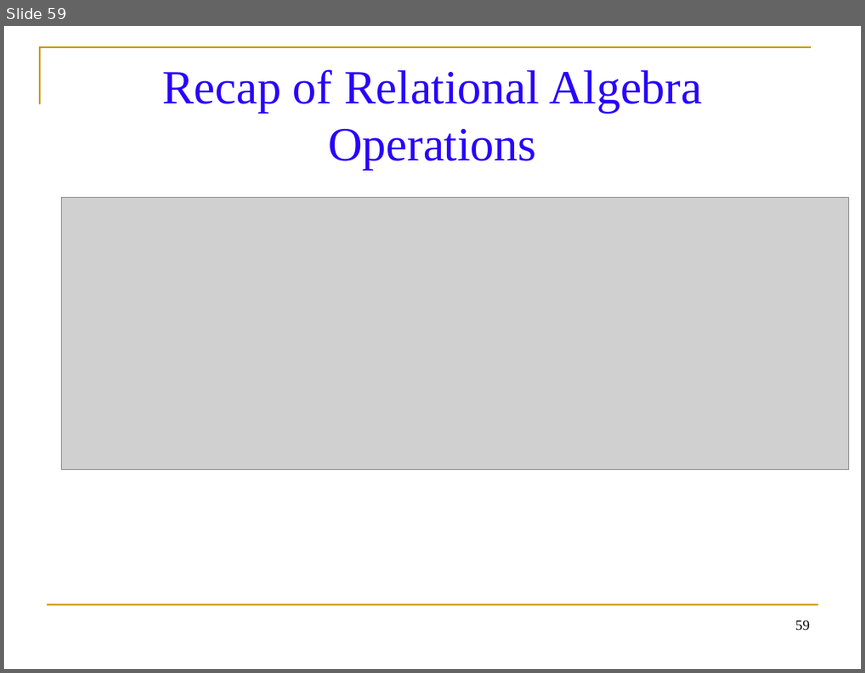
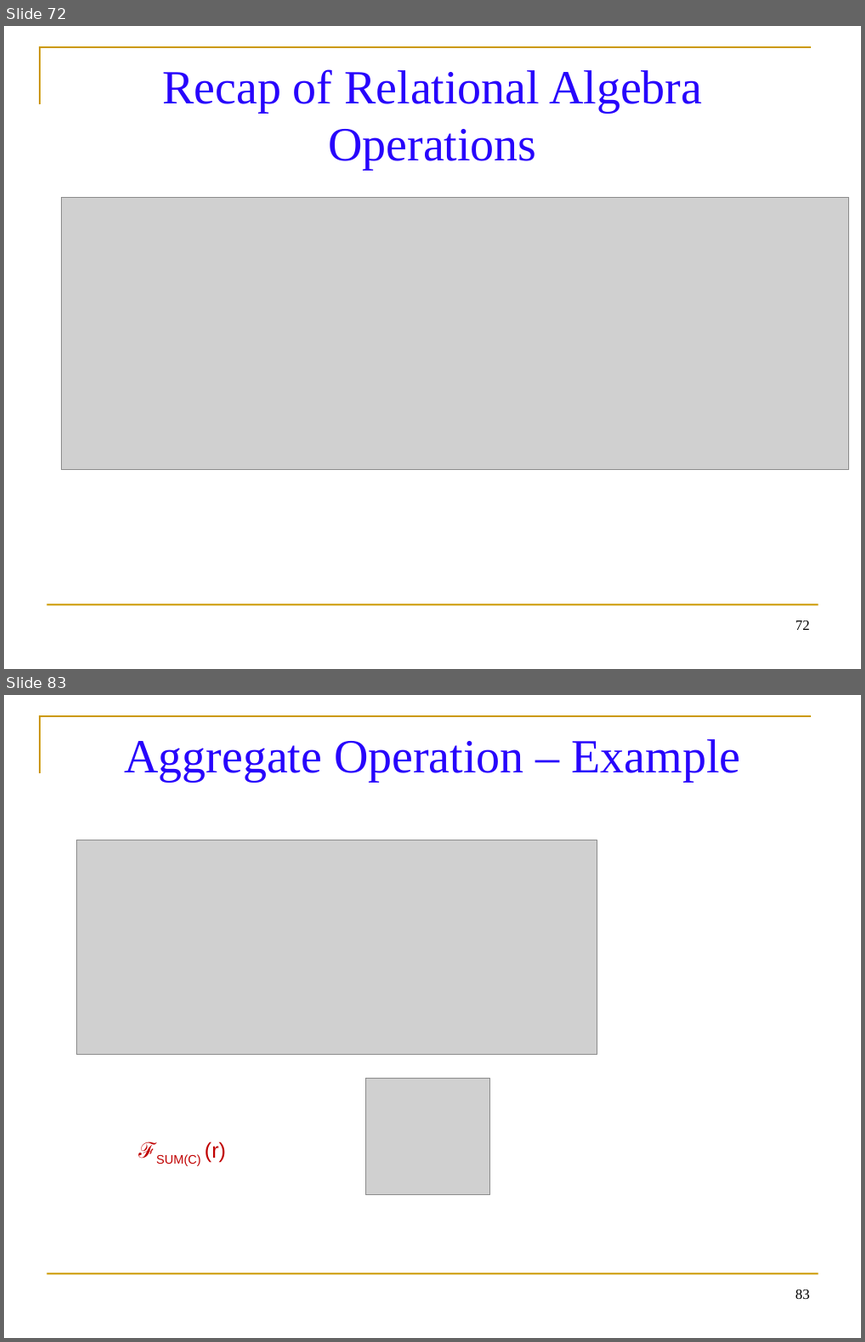
Before and after one commit to balachander712/Lab-Main, a slide deck: Sem3/Materials/Database Management System/Relational Algebra Operations.ppt. Shown one above the other, each under a label of ours: slide 59 before the commit, slides 72 and 83 after it; the slides between them are not shown. The pictures are 865x673 and 865x1342 pixels, drawn with LibreOffice and Linux fonts; fonts in the diff are those of the drawing; grey boxes stand for pictures. Boxes give left, top, right and bottom in pixels: in the first picture for what was removed or moved away, otherwise in the second. Text is boxed around its words. In the diff, an @@ line names an element or a change of style, - is before the commit and + after.

```diff
--- a/Sem3/Materials/Database Management System/Relational Algebra Operations.ppt
+++ b/Sem3/Materials/Database Management System/Relational Algebra Operations.ppt
@@ slide 83 added at (4, 695, 861, 1338), background #FFFFFF; not listed: 2 template elements that a slide beside it also shows @@
@@ title added at (124, 739, 741, 782), 40 pt, text #2704FC @@
+Aggregate Operation – Example
@@ picture added at (77, 839, 597, 1054) @@
@@ picture added at (365, 1078, 489, 1195) @@
@@ text added at (156, 1141, 226, 1166), 18 pt, text #C00000 @@
+ℱSUM(C) (r)
@@ page number added at (795, 1289, 810, 1299), 12 pt, text #000000 @@
+83
@@ what was slide 59 is now slide 72 @@
@@ page number at (795, 620, 810, 630): text changed @@
-59
+72
```
Also in this commit, not shown: 10 slides changed, 35 other slides added, 24 other files.
